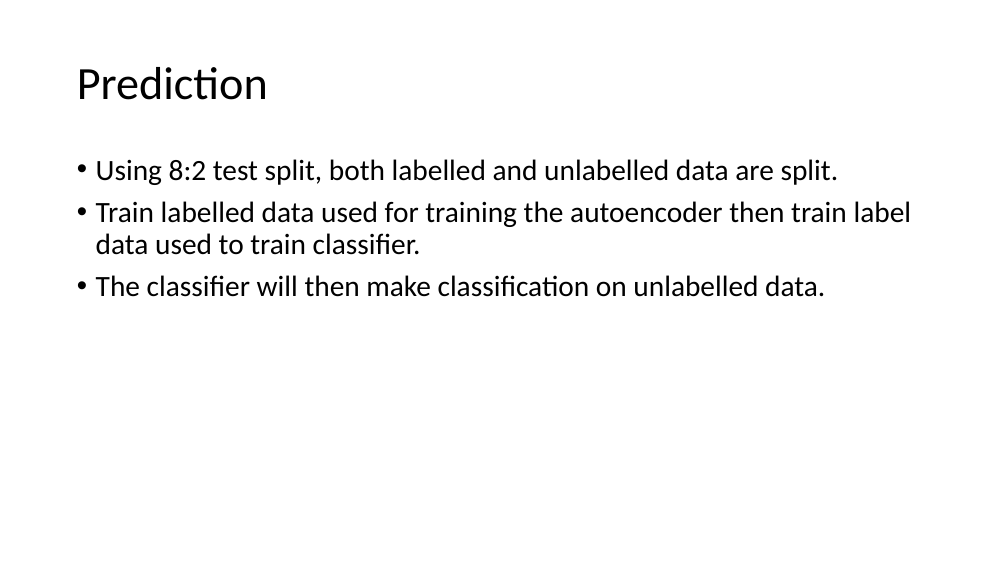
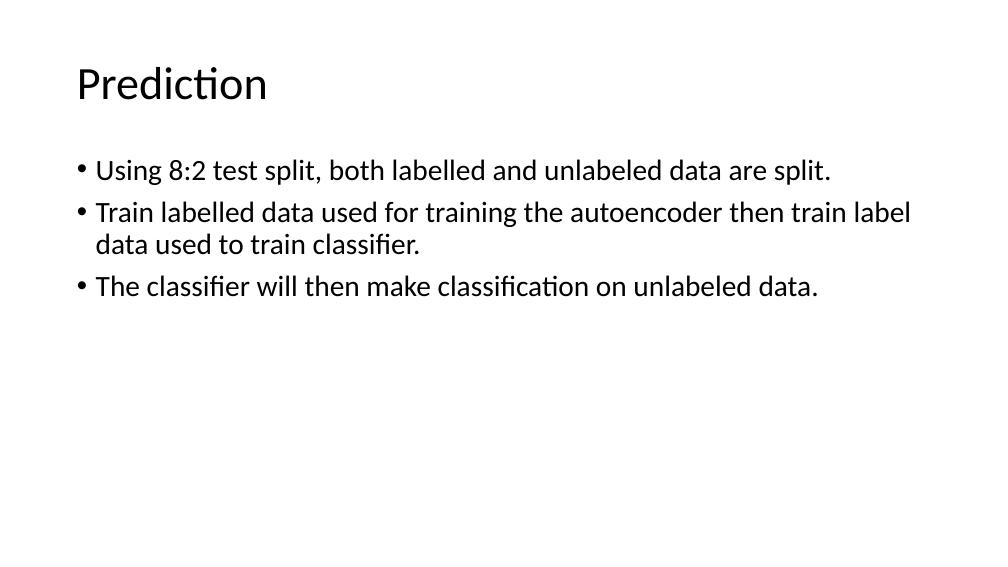
Before and after one commit to optimusium/psupr3, a slide deck: slide 15 of Autoencoder Classifier for Wafer resistance test map.pptx (slide 10 before the commit). Drawn at 1008x567 pixels with LibreOffice and Linux fonts; fonts in the diff are those of the drawing. Boxes give left, top, right and bottom in pixels: in the first picture for what was removed or moved away, otherwise in the second. Text is boxed around its words. In the diff, an @@ line names an element or a change of style, - is before the commit and + after.

```diff
--- a/Autoencoder Classifier for Wafer resistance test map.pptx
+++ b/Autoencoder Classifier for Wafer resistance test map.pptx
@@ text at [96,159,832,185]: text changed @@
-• Using 8:2 test split, both labelled and unlabelled data are split.
+• Using 8:2 test split, both labelled and unlabeled data are split.
@@ text at [96,275,819,297]: text changed @@
-• The classifier will then make classification on unlabelled data.
+• The classifier will then make classification on unlabeled data.
```
Also in this commit, not shown: 6 other slides changed, 9 slides added.
